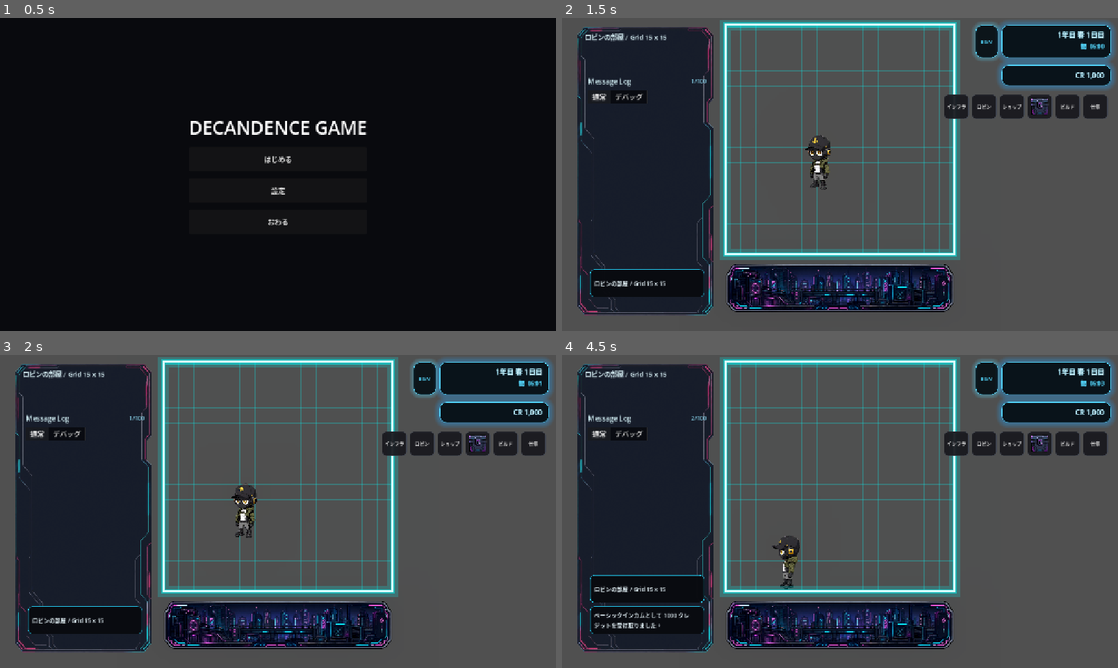
Above: before the commit, frames 1-4 (two rows, left to right).
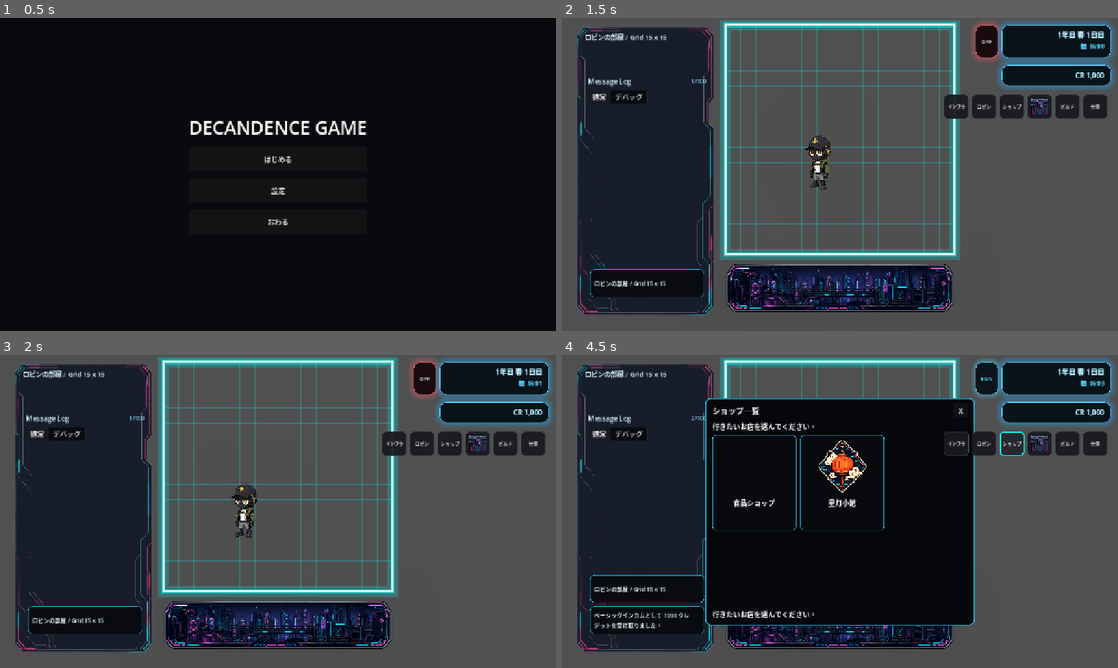
Above: after the commit, the same moments.

Repository: grimoire1089-coder/optimistic
Game: Godot game, scene res://Scenes/Boot/TitleScene.tscn
Two runs of this game, one before a commit and one after it. Both use one fixed random seed, a clock stepped at 60 frames per second and the inputs below. Sound files missing from this copy of the repository are replaced by a short silence.
Inputs (mouse positions are in pixels of both pictures, inside the frame that each line leads up to):
- Up to frame 1 (0.5 s): no input
- Up to frame 2 (1.5 s): click "はじめる" at 0.5 s; click "BGM" at 1.25 s
- Up to frame 3 (2 s): no input
- Up to frame 4 (4.5 s): click "BGM" (after the commit: "OFF") at 2 s; click "ロビン" at 2.75 s; click (1095, 470) at 3.5 s, where only the run after the commit has a clickable "×"; click "ショップ" at 4.25 s

Frame 1 is identical in both runs. In frame 2, 0.3% of the frame differs, in the area x 69-79%, y 1-30%; in frame 3, 0.3%; in frame 4, 34%, in the area x 25-84%, y 13-87%.

Commit message:
Prevent travel root from blocking HUD clicks and compact travel button

Diff:
--- a/Scripts/Scenes/Main/Modules/MainSceneTravelButtons.gd
+++ b/Scripts/Scenes/Main/Modules/MainSceneTravelButtons.gd
@@ -8,14 +8,15 @@
 @export var to_robin_room_button_path: NodePath = NodePath("ToRobinRoomButton")
 @export var to_infrastructure_label_text: String = "インフラ"
 @export var to_robin_room_label_text: String = "部屋"
-@export var button_position: Vector2 = Vector2(-400.0, 176.0)
-@export var button_size: Vector2 = Vector2(56.0, 56.0)
+@export var button_position: Vector2 = Vector2(-332.0, 184.0)
+@export var button_size: Vector2 = Vector2(48.0, 48.0)
 
 var _to_infrastructure_button: Button
 var _to_robin_room_button: Button
 
 
 func _ready() -> void:
+	mouse_filter = Control.MOUSE_FILTER_IGNORE
 	_ensure_buttons()
 	_resolve_buttons()
 	_apply_button_layouts()
@@ -91,8 +92,9 @@
 	button.offset_top = button_position.y
 	button.offset_right = button_position.x + button_size.x
 	button.offset_bottom = button_position.y + button_size.y
+	button.mouse_filter = Control.MOUSE_FILTER_STOP
 	button.mouse_default_cursor_shape = Control.CURSOR_POINTING_HAND
-	button.add_theme_font_size_override("font_size", 11)
+	button.add_theme_font_size_override("font_size", 10)
 	button.add_theme_stylebox_override("normal", _make_button_style(Color(0.10, 0.10, 0.12, 0.95), Color(0.26, 0.28, 0.32, 1.0), 1))
 	button.add_theme_stylebox_override("hover", _make_button_style(Color(0.15, 0.15, 0.18, 0.98), Color(0.00, 1.65, 1.65, 0.95), 2))
 	button.add_theme_stylebox_override("pressed", _make_button_style(Color(0.04, 0.20, 0.22, 1.0), Color(0.25, 2.4, 2.4, 1.0), 2))
